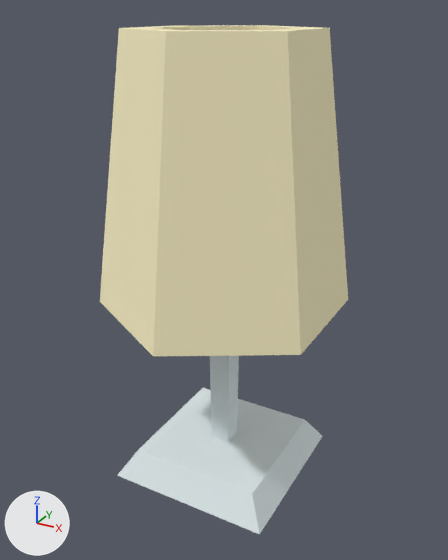
Two versions of the glTF model assets/props/furniture/lampRoundTable.glb, one commit apart.
Rendered twice from a 50 mm lens placed at (0.251, -0.288, 0.325), pointed at (0.061, 0.058, 0.152). Arrows for +X, +Y and +Z are at lower left; the lights stay in place. The first picture is the older version. Vertices at exactly the same position are counted once.

Names of what the first picture shows: 'lampRoundTable(Clone)'.
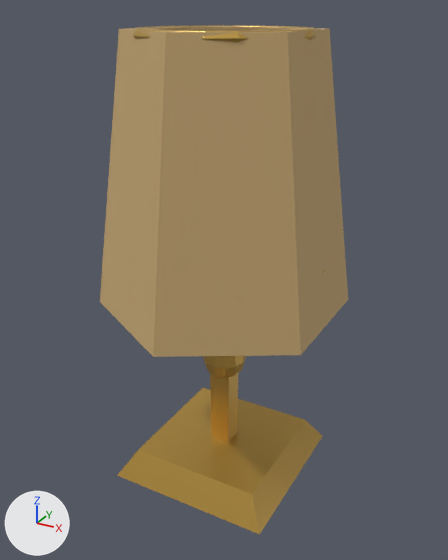
Pixel boxes [x1, y1, x2, y2] of what changed, in the pictures (448 x 560 px):
'lampRoundTable(Clone)', reshaped, rescaled
    before: [100, 25, 348, 534]
    after: [100, 26, 348, 534]
part 1 of me_mesh_lamproundtable, added (orange)
    after: [203, 356, 246, 378]
part 2 of me_mesh_lamproundtable, added (orange)
    after: [132, 26, 317, 42]
part 3 of me_mesh_lamproundtable, recoloured (white to orange)
    before: [117, 356, 322, 534]
    after: [117, 373, 322, 534]
part 4 of me_mesh_lamproundtable, recoloured (beige to brown)
    both: [100, 26, 348, 356]

The change, as a diff of the scene's bpy script:
```diff
--- a/assets/props/furniture/lampRoundTable.glb.py
+++ b/assets/props/furniture/lampRoundTable.glb.py
@@ mat_brass_004 @@
+mat_brass_004 = principled_material('brass.004')
+mat_brass_004.base_color = (0.55, 0.34, 0.07)  # orange #c49e4b
+mat_brass_004.metallic = 0.6
+mat_brass_004.roughness = 0.4
@@ mat_shade_004 @@
+mat_shade_004 = principled_material('shade.004')
+mat_shade_004.base_color = (0.55, 0.38, 0.17)  # brown #c4a673
+mat_shade_004.roughness = 0.8
@@ me_mesh_lamproundtable @@
 # used by ob_lamproundtable_clone; location = (0.0, 0.0, 0.0)
-me_mesh_lamproundtable.from_pydata(...)  # 40 vertices, 76 faces; spans x -0.016..0.136, y -0.028..0.148, z 0.0..0.314
+me_mesh_lamproundtable.from_pydata(...)  # 366 vertices, 720 faces; spans x -0.016..0.136, y -0.028..0.148, z 0.0..0.315
+# me_mesh_lamproundtable part 1: a new loose piece, a UV sphere (12 segments, 6 rings, poles along z) spanning x 0.044..0.076, y 0.044..0.076, z 0.074..0.106, in mat_brass_004 (orange #c49e4b)
+# me_mesh_lamproundtable part 2: a new loose piece of 120 vertices spanning x 0.004..0.116, y 0.004..0.116, z 0.308..0.315, in mat_brass_004 (orange #c49e4b)
+# me_mesh_lamproundtable part 3: 28 faces spanning x 0.0..0.12, y 0.0..0.12, z 0.0..0.215 switch from mat_metal (white #dfeaec) to mat_brass_004 (orange #c49e4b)
+# me_mesh_lamproundtable part 4: 48 faces spanning x -0.016..0.136, y -0.028..0.148, z 0.136..0.314 switch from mat_lamp (beige #fff5ca) to mat_shade_004 (brown #c4a673)
+# other edits to the shape of me_mesh_lamproundtable do not show in these pictures
@@ ob_lamproundtable_clone @@
 ob_lamproundtable_clone.location = (0.0, 0.0, 0.0)
+ob_lamproundtable_clone.scale = (1.0, 1.0, 0.999)
```
